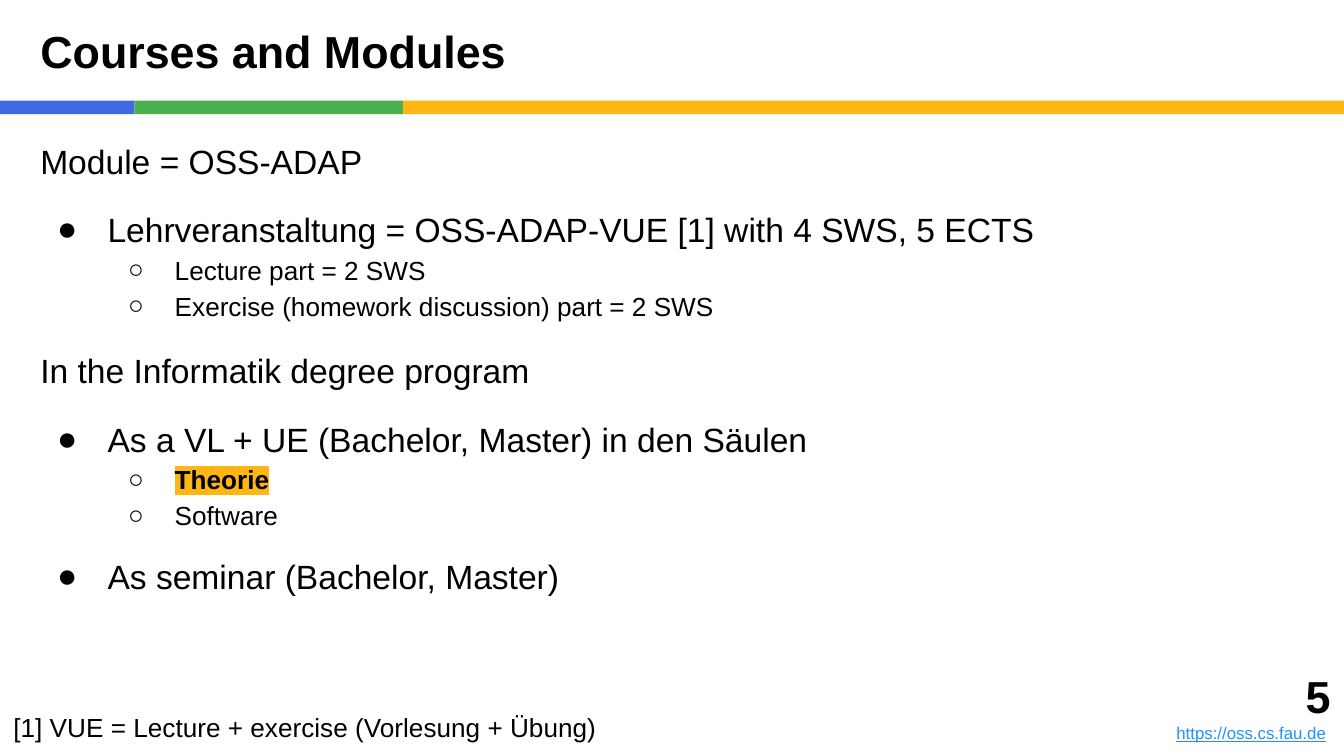
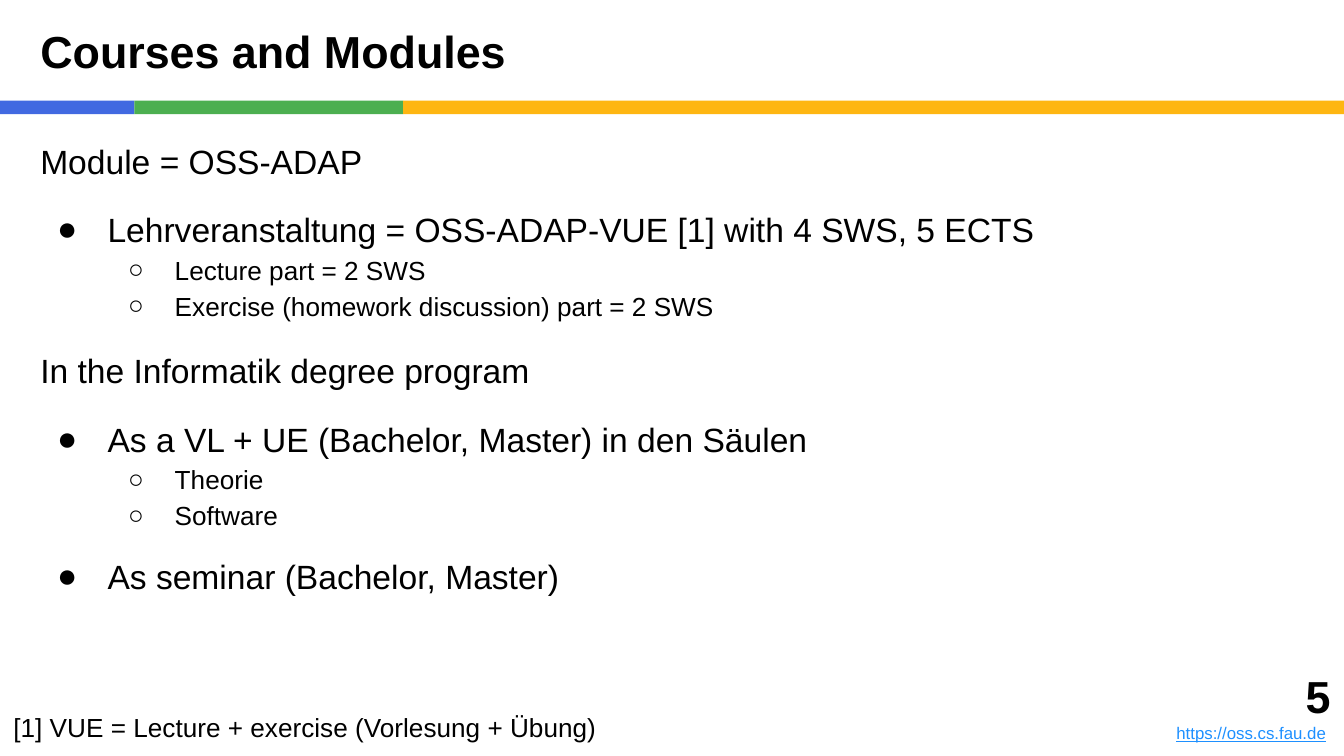
Before and after one commit to dirkriehle/adap-course, a slide deck: slide 5 of Lecture slides/ADAP A01 - Introduction.pptx. Drawn at 1344x756 pixels with LibreOffice and Linux fonts; fonts in the diff are those of the drawing. Boxes give left, top, right and bottom in pixels: in the first picture for what was removed or moved away, otherwise in the second. Text is boxed around its words. In the diff, an @@ line names an element or a change of style, - is before the commit and + after.

```diff
--- a/Lecture slides/ADAP A01 - Introduction.pptx
+++ b/Lecture slides/ADAP A01 - Introduction.pptx
@@ text at (x1=175, y1=470, x2=264, y2=490): highlight #FEB612 to none, bold off in "Theorie" @@
```
Also in this commit, not shown: 4 other slides changed, 1 other file.
